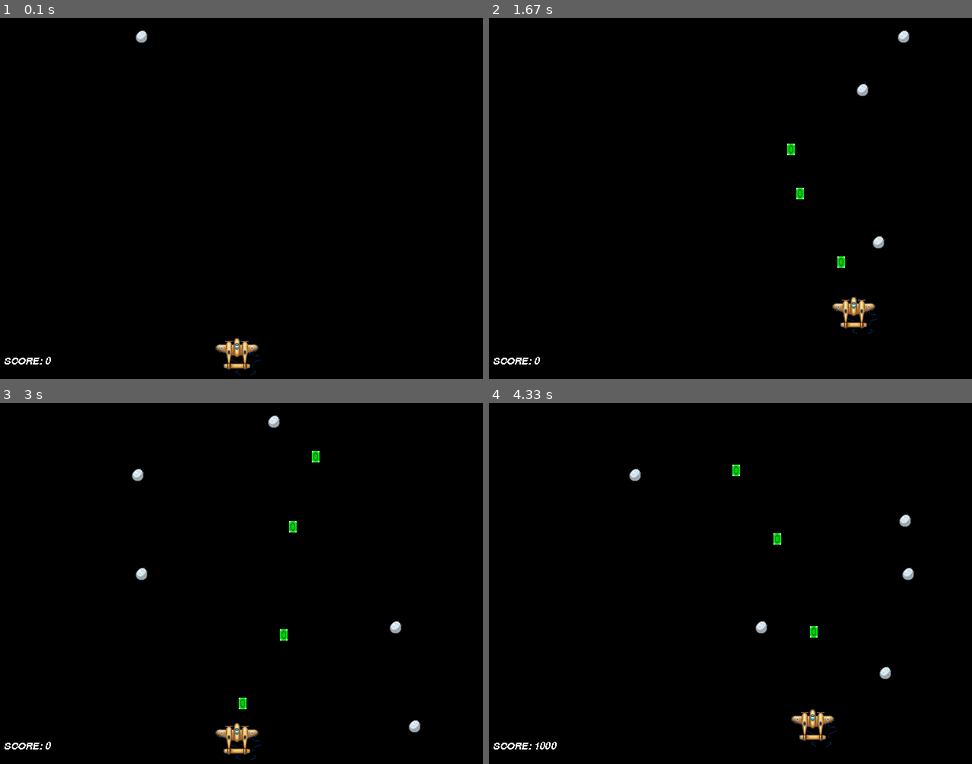
Above: before the commit, frames 1-4 (two rows, left to right).
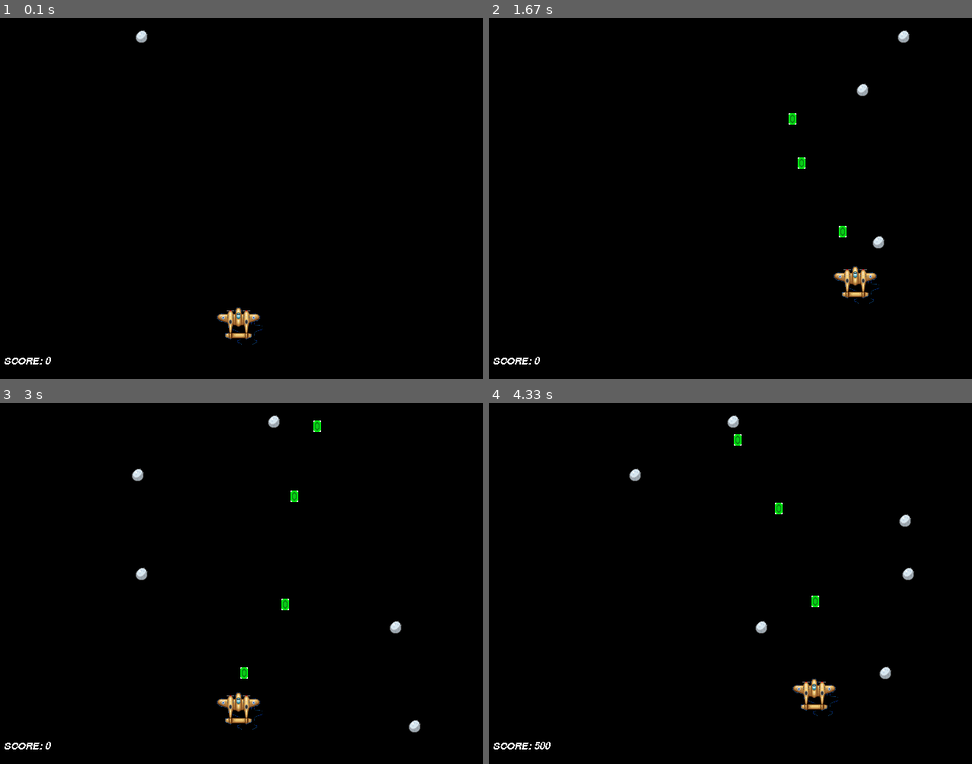
Above: after the commit, the same moments.

Repository: ankur0890/Pygame-Examples-For-Learning
Game: pygame game, started from Hit The Stone/hitthestone.py
Same seed, same stepped clock (60 frames per second), same inputs: the game is played once before the commit and once after it.
Inputs:
- Up to frame 1 (0.1 s): no input
- Up to frame 2 (1.67 s): hold Right 0.33-0.8 s; hold Up 0.83-1.13 s; tap Space at 0.9, 1.23, 1.53 s; hold Right 1.17-1.63 s
- Up to frame 3 (3 s): hold Left 1.67-2.2 s; tap Space at 1.73, 2.03, 2.3, 2.63, 2.93 s; hold Down 2.23-2.53 s; hold Left 2.57-2.97 s
- Up to frame 4 (4.33 s): hold Up 3-3.37 s; tap Space at 3.07, 3.47, 3.77, 4.13 s; hold Right 3.4-4.03 s; hold Down from 4.07 s (still down)

The runs differ from the first frame. In frame 1, 0.8% of the frame differs, in the area x 44-55%, y 80-99%; in frame 2, 1.1%; in frame 3, 1.2%; in frame 4, 1.2%, in the area x 9-73%, y 3-96%.

Commit message:
plane's starting position moved to center

Diff:
--- a/Hit The Stone/hitthestone.py
+++ b/Hit The Stone/hitthestone.py
@@ -39,9 +39,9 @@
         self.image = image or Plane._default_image
         self.cooldown=15
         self.rect=self.image.get_rect()
-        self.rect.centerx=random.randint(0,screen.get_width())
+        self.rect.centerx = screen.get_width() / 2
         self.distancefromcenter=30
-        self.rect.centery=screen.get_height()-self.distancefromcenter
+        self.rect.centery=screen.get_height()-self.distancefromcenter-40
         self.dx=3
         self.dy=3
 
